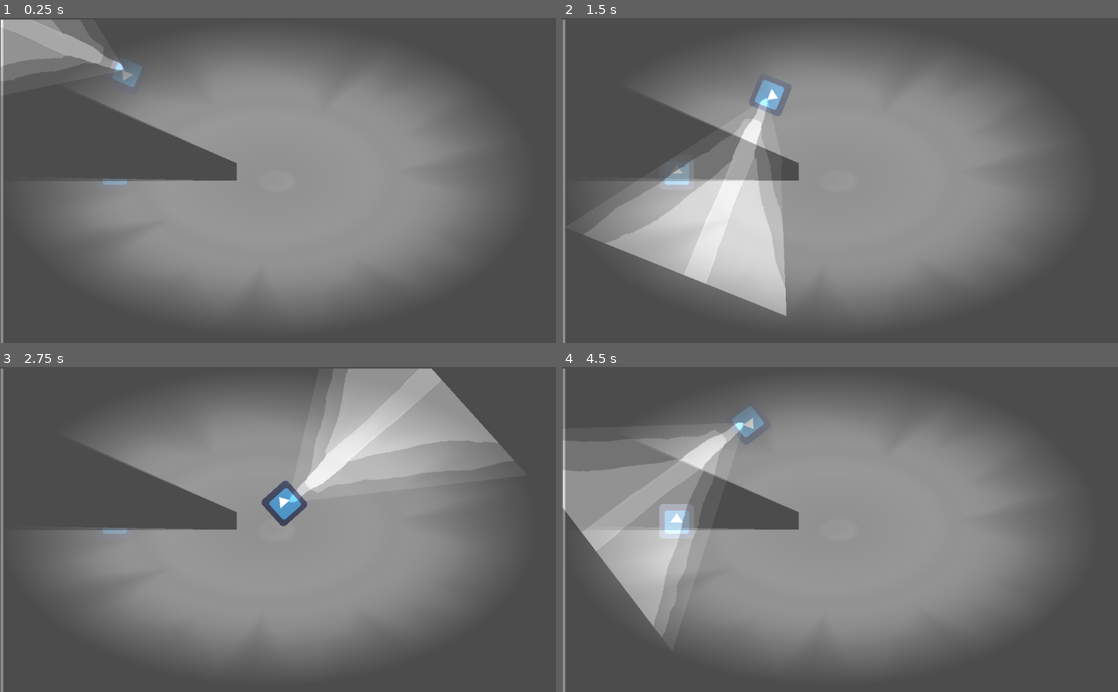
Above: before the commit, frames 1-4 (two rows, left to right).
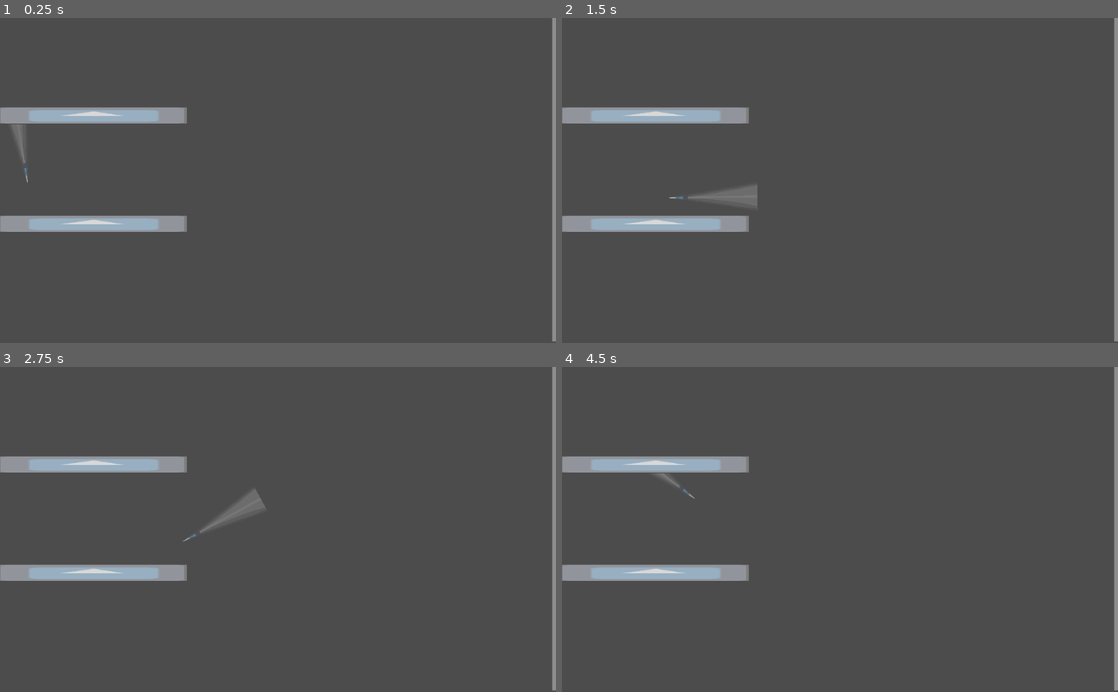
Above: after the commit, the same moments.

Repository: Brhawh/stealthoid
Game: Godot game, scene res://scenes/Node2D.tscn
The game is run twice, just before and just after one commit, with the same random seed, the same clock (stepped at 60 frames per second) and the same inputs. The engine's default icon, where the game draws it, is replaced by a stand-in: a white triangle on a blue panel in a dark square.
Inputs (mouse positions are in pixels of both pictures, inside the frame that each line leads up to):
- Up to frame 1 (0.25 s): no input
- Up to frame 2 (1.5 s): tap Enter at 0.5 s; move the mouse to (962, 164) at 0.52 s; hold D (right) 0.53-1.28 s; move the mouse to (728, 196) at 1.27 s; hold S (down) from 1.28 s (still down)
- Up to frame 3 (2.75 s): move the mouse to (333, 458) at 2.02 s; release S (down) at 2.03 s; hold D (right) from 2.03 s (still down)
- Up to frame 4 (4.5 s): move the mouse to (812, 594) at 2.77 s; release D (right) at 2.78 s; hold W (up) 2.78-3.53 s; move the mouse to (1006, 578) at 3.52 s; hold A (left) from 3.53 s (still down); move the mouse to (673, 480) at 4.27 s

The runs differ from the first frame. In frame 1, 53% of the frame differs, in the area x 0-100%, y 0-100%; in frame 2, 52%; in frame 3, 54%; in frame 4, 55%.

Commit message:
Added light within static walls to make texture visible although diluted. Added physics so player collides with walls.

Diff:
--- a/scenes/Node2D.tscn
+++ b/scenes/Node2D.tscn
@@ -1,15 +1,18 @@
-[gd_scene load_steps=11 format=2]
+[gd_scene load_steps=12 format=2]
 
-[ext_resource path="res://sprites/icon.png" type="Texture" id=1]
-[ext_resource path="res://sprites/lighting/light.png" type="Texture" id=2]
-[ext_resource path="res://sprites/lighting/spot.png" type="Texture" id=3]
-[ext_resource path="res://sprites/background.png" type="Texture" id=4]
-[ext_resource path="res://sprites/caster.png" type="Texture" id=5]
+[ext_resource path="res://sprites/background.png" type="Texture" id=1]
+[ext_resource path="res://sprites/lighting/room_mask.png" type="Texture" id=2]
+[ext_resource path="res://sprites/caster.png" type="Texture" id=3]
+[ext_resource path="res://sprites/icon.png" type="Texture" id=4]
+[ext_resource path="res://sprites/lighting/full_light_mask.png" type="Texture" id=5]
 [ext_resource path="res://Scripts/CharacterController.gd" type="Script" id=6]
 [ext_resource path="res://sprites/lighting/light_cone.png" type="Texture" id=7]
 
 [sub_resource type="OccluderPolygon2D" id=1]
-polygon = PoolVector2Array( -15.974, -15.7512, 15.8197, -16.2518, 16.5708, 15.7922, -15.974, 16.2929 )
+polygon = PoolVector2Array( -16, -16, 16, -16, 16, 16, -16, 16 )
+
+[sub_resource type="RectangleShape2D" id=4]
+extents = Vector2( 16.471, 15.2269 )
 
 [sub_resource type="GDScript" id=2]
 script/source = "extends Sprite
@@ -35,59 +38,88 @@
 [node name="DarkCanvasModulate" type="CanvasModulate" parent="."]
 color = Color( 0.27451, 0.27451, 0.27451, 1 )
 
-[node name="Sprite" type="Sprite" parent="."]
-position = Vector2( 210.9, 285 )
+[node name="Background" type="Sprite" parent="."]
+position = Vector2( 511, 298.493 )
+scale = Vector2( 8.0264, 4.66657 )
 texture = ExtResource( 1 )
 
 [node name="Lights" type="Node2D" parent="."]
 
-[node name="Light_red" type="Light2D" parent="Lights"]
-editor/display_folded = true
-position = Vector2( 511.125, 300.986 )
-scale = Vector2( 0.995, 0.588 )
-texture = ExtResource( 2 )
-shadow_enabled = true
-shadow_color = Color( 0, 0, 0, 1 )
-shadow_buffer_size = 32
-
-[node name="Light_source" type="Sprite" parent="Lights/Light_red"]
-texture = ExtResource( 3 )
-
-[node name="Light2D_mask" type="Light2D" parent="Lights"]
-position = Vector2( 516.136, 302.656 )
-scale = Vector2( 0.995476, 0.588261 )
+[node name="Light2D" type="Light2D" parent="Lights"]
+position = Vector2( 505.28, 302.86 )
+scale = Vector2( 1, 0.6 )
 texture = ExtResource( 2 )
 mode = 3
-shadow_enabled = true
-
-[node name="Background" type="Sprite" parent="."]
-position = Vector2( 511.911, 301.468 )
-scale = Vector2( 7.98084, 4.66657 )
-texture = ExtResource( 4 )
 
 [node name="Casters" type="Node2D" parent="."]
 
-[node name="Wall" type="Sprite" parent="Casters"]
-position = Vector2( 419.736, 284.174 )
-texture = ExtResource( 5 )
+[node name="SpawnRoomTopWall" type="Sprite" parent="Casters"]
+position = Vector2( 170, 180 )
+scale = Vector2( 10.5919, 1 )
+texture = ExtResource( 3 )
 
-[node name="LightOccluder2D" type="LightOccluder2D" parent="Casters/Wall"]
+[node name="Sprite" type="Sprite" parent="Casters/SpawnRoomTopWall"]
+scale = Vector2( 0.5, 0.5 )
+texture = ExtResource( 4 )
+
+[node name="LightOccluder2D" type="LightOccluder2D" parent="Casters/SpawnRoomTopWall"]
 occluder = SubResource( 1 )
 
+[node name="Light2D" type="Light2D" parent="Casters/SpawnRoomTopWall"]
+scale = Vector2( 0.032, -0.03 )
+texture = ExtResource( 5 )
+color = Color( 1, 1, 1, 0.0392157 )
+energy = 3.0
+shadow_item_cull_mask = 2
+
+[node name="StaticBody2D" type="StaticBody2D" parent="Casters/SpawnRoomTopWall"]
+
+[node name="CollisionShape2D" type="CollisionShape2D" parent="Casters/SpawnRoomTopWall/StaticBody2D"]
+shape = SubResource( 4 )
+
+[node name="SpawnRoomBottomWall" type="Sprite" parent="Casters"]
+position = Vector2( 170, 380 )
+scale = Vector2( 10.5919, 1 )
+texture = ExtResource( 3 )
+
+[node name="Sprite" type="Sprite" parent="Casters/SpawnRoomBottomWall"]
+scale = Vector2( 0.5, 0.5 )
+texture = ExtResource( 4 )
+
+[node name="LightOccluder2D" type="LightOccluder2D" parent="Casters/SpawnRoomBottomWall"]
+occluder = SubResource( 1 )
+
+[node name="Light2D" type="Light2D" parent="Casters/SpawnRoomBottomWall"]
+scale = Vector2( 0.032, -0.03 )
+texture = ExtResource( 5 )
+color = Color( 1, 1, 1, 0.0392157 )
+energy = 3.0
+shadow_item_cull_mask = 2
+
+[node name="StaticBody2D2" type="StaticBody2D" parent="Casters/SpawnRoomBottomWall"]
+
+[node name="CollisionShape2D" type="CollisionShape2D" parent="Casters/SpawnRoomBottomWall/StaticBody2D2"]
+shape = SubResource( 4 )
+
+[node name="Sprite" type="Sprite" parent="."]
+position = Vector2( 286.349, 276.426 )
+texture = ExtResource( 4 )
+
 [node name="Character" type="KinematicBody2D" parent="."]
-position = Vector2( 233.826, 101.881 )
+position = Vector2( 50, 300 )
 script = ExtResource( 6 )
 
 [node name="PlayerSprite" type="Sprite" parent="Character"]
-texture = ExtResource( 1 )
+texture = ExtResource( 4 )
 script = SubResource( 2 )
+
+[node name="Light2D" type="Light2D" parent="Character"]
+rotation = 1.5708
+scale = Vector2( 0.155052, 0.312914 )
+texture = ExtResource( 7 )
+mode = 2
+shadow_enabled = true
+shadow_color = Color( 1, 0, 0, 0 )
 
 [node name="PlayerCollisionShape2D" type="CollisionShape2D" parent="Character"]
 shape = SubResource( 3 )
-
-[node name="Light2D" type="Light2D" parent="Character"]
-position = Vector2( -55.9511, 10.021 )
-rotation = 1.5708
-scale = Vector2( 0.543661, 0.82812 )
-texture = ExtResource( 7 )
-shadow_enabled = true
Binary file added: sprites/lighting/full_light_mask.png
Not shown, added: sprites/lighting/full_light_mask.png.import
Binary file changed: sprites/lighting/light_cone.png
